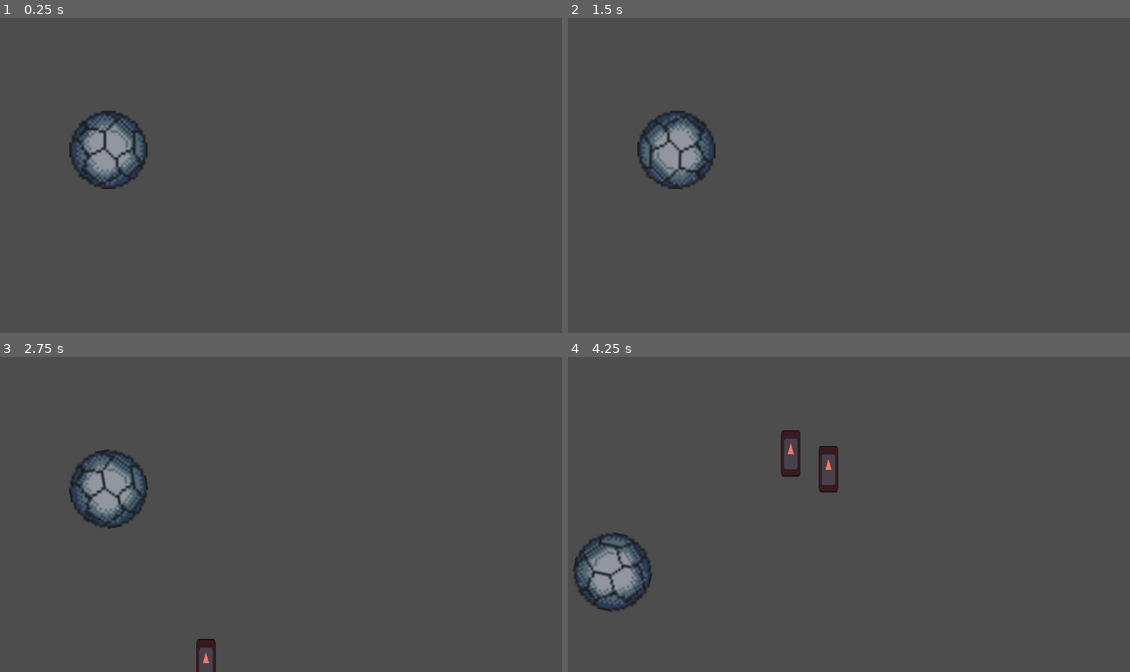
Above: before the commit, frames 1-4 (two rows, left to right).
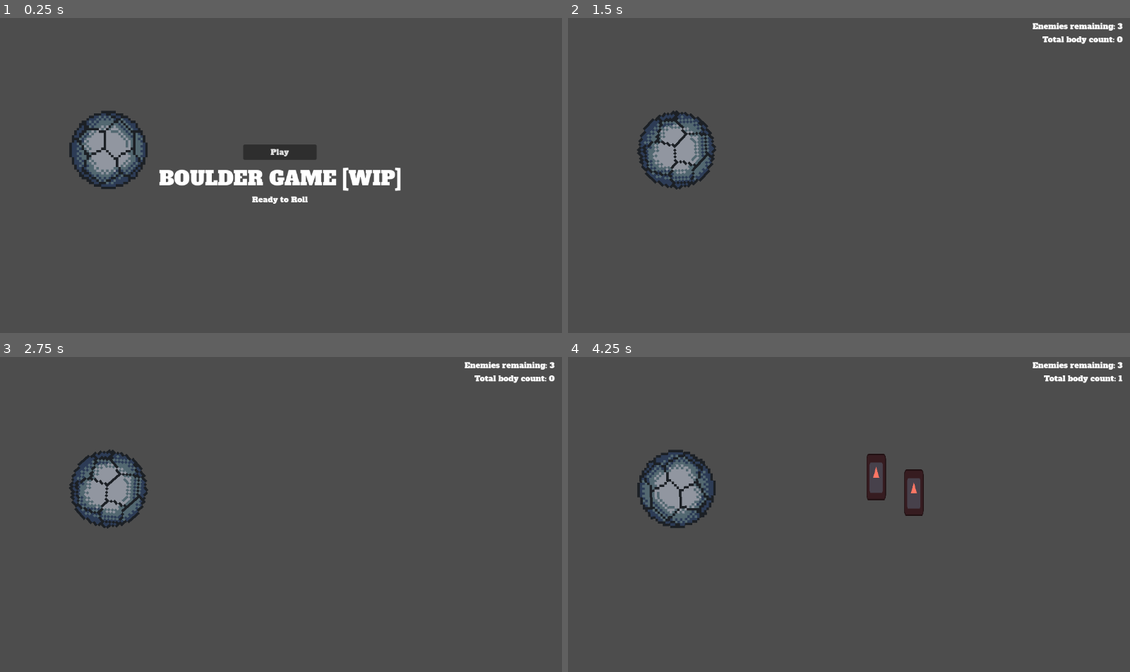
Above: after the commit, the same moments.

Repository: cdawgg/PirateJam16
Game: Godot game, scene res://scenes/game_world.tscn
Same seed, same stepped clock (60 frames per second), same inputs: the game is played once before the commit and once after it. The engine's default icon, where the game draws it, is replaced by a stand-in: a white triangle on a blue panel in a dark square.
Inputs (mouse positions are in pixels of both pictures, inside the frame that each line leads up to):
- Up to frame 1 (0.25 s): no input
- Up to frame 2 (1.5 s): click (849, 153) at 0.5 s, where only the run after the commit has a clickable "Play"; move the mouse to (972, 159) at 1.27 s; hold E (action) from 1.28 s (still down)
- Up to frame 3 (2.75 s): tap Space (jump) at 1.52, 2.27 s; move the mouse to (168, 530) at 2.02 s; release E (action) at 2.03 s; tap E (action) at 2.1 s
- Up to frame 4 (4.25 s): move the mouse to (905, 445) at 2.77 s; hold E (action) 2.78-3.53 s; move the mouse to (820, 577) at 3.52 s; tap E (action) at 3.6 s; tap Space (jump) at 3.77 s

The runs differ from the first frame. In frame 1, 2.7% of the frame differs, in the area x 12-72%, y 30-59%; in frame 2, 1.8%; in frame 3, 2.0%; in frame 4, 6.4%, in the area x 0-99%, y 1-81%.

Commit message:
implemented early ui added camera shake

Diff:
--- /dev/null
+++ b/objects/camera.gd
@@ -0,0 +1,45 @@
+class_name Camera
+extends Camera2D
+
+# Shake parameters
+const MAX_SHAKE_STRENGTH: Vector2 = Vector2(25, 25)
+const MIN_SHAKE_DURATION: float = 0.1
+const MAX_SHAKE_DURATION: float = 0.7
+
+var shake_timer: float = 0
+var shaking: bool = false
+var curr_strength: float = 0
+
+@export var base_offset: Vector2
+
+
+func _ready():
+	base_offset = offset
+
+
+func _process(delta):
+	if shaking:
+		shake_timer -= delta
+		if shake_timer <= 0:
+			shaking = false
+			offset = base_offset
+			rotation = 0
+		else:
+			var decay_factor = shake_timer / get_scaled_shake_duration()
+
+			var scaled_strength = MAX_SHAKE_STRENGTH * curr_strength * decay_factor
+
+			offset = base_offset + Vector2(
+				randf_range(-scaled_strength.x, scaled_strength.x),
+				randf_range(-scaled_strength.y, scaled_strength.y)
+			)
+
+
+func shake(strength: float = 0.5):
+	shaking = true
+	shake_timer = get_scaled_shake_duration()
+	curr_strength = clamp(strength, 0, 1)
+
+
+func get_scaled_shake_duration() -> float:
+	return lerp(MIN_SHAKE_DURATION, MAX_SHAKE_DURATION, curr_strength)
--- a/objects/enemy.gd
+++ b/objects/enemy.gd
@@ -7,6 +7,8 @@
 func die():
 	hide()
 	dead = true
+	GameState.level_kill_count += 1
+	GameState.shake_camera(0.5)
 
 
 func respawn():
--- a/objects/level.gd
+++ b/objects/level.gd
@@ -20,10 +20,3 @@
 
 	for enemy in enemies:
 		enemy.respawn()
-
-
-func get_kill_count() -> int:
-	var count: int = 0
-	for enemy in enemies:
-		if enemy.dead: count += 1
-	return count
--- a/player/boulder.gd
+++ b/player/boulder.gd
@@ -4,18 +4,22 @@
 const MAX_SPEED: float = 1000
 const JUMP_FORCE: float = 1000
 
+var input_disabled: bool = true
 var on_floor: bool = false
 
 
 func _input(event):
+	if input_disabled: return
+
 	if event.is_action_pressed("jump"): #jump set to space bar
 		jump()
 	if event.is_action_pressed("restart"): #restart set to R
-		GameState.restart_level()
+		GameState.start_level()
 	if event.is_action_pressed("action"): #action set to E, nothing set here yet
 		fire()
 
-func _physics_process(_delta):
+
+func _physics_process(delta):
 	linear_velocity = linear_velocity.clamp(Vector2(-MAX_SPEED, -INF), Vector2(MAX_SPEED, INF))
 
 
@@ -31,11 +35,16 @@
 		i += 1
 
 
+func disable_input(val: bool = true):
+	input_disabled = val
+
+
 func stop_movement():
 	linear_velocity = Vector2.ZERO
 	angular_velocity = 0
 	rotation = 0
 	#TODO add kill boulder if stopped for more than a few secs
+
 
 func jump():
 	if !on_floor: return
@@ -45,3 +54,9 @@
 
 func fire():
 	print("fire test")
+
+
+func _on_body_entered(_body):
+	# TODO: Calculate this according to collision vectors instead
+	var shake_strength: float = 0.0003 * linear_velocity.length()
+	GameState.shake_camera(shake_strength)
--- a/player/boulder.tscn
+++ b/player/boulder.tscn
@@ -22,4 +22,7 @@
 texture = ExtResource("2_3cw1w")
 
 [node name="CollisionShape2D" type="CollisionShape2D" parent="."]
+visible = false
 shape = SubResource("CircleShape2D_gqwbh")
+
+[connection signal="body_entered" from="." to="." method="_on_body_entered"]
--- a/project.godot
+++ b/project.godot
@@ -23,6 +23,7 @@
 [gui]
 
 theme/custom_font="res://assets/UI/Font/AlfaSlabOne-Regular.ttf"
+theme/canvas_textures/default_texture_filter=0
 
 [input]
 
@@ -52,3 +53,7 @@
 2d_physics/layer_2="Terrain"
 2d_physics/layer_3="Obstacle"
 2d_physics/layer_4="Enemy"
+
+[rendering]
+
+textures/canvas_textures/default_texture_filter=0
--- a/scenes/game_world.tscn
+++ b/scenes/game_world.tscn
@@ -1,6 +1,7 @@
-[gd_scene load_steps=2 format=3 uid="uid://bqkq5wtpbm72x"]
+[gd_scene load_steps=3 format=3 uid="uid://bqkq5wtpbm72x"]
 
 [ext_resource type="PackedScene" uid="uid://dvu1jjofnojpc" path="res://player/boulder.tscn" id="1_vslfn"]
+[ext_resource type="Script" path="res://objects/camera.gd" id="2_7yaab"]
 
 [node name="GameWorld" type="Node2D"]
 
@@ -9,5 +10,6 @@
 
 [node name="Camera2D" type="Camera2D" parent="Boulder"]
 offset = Vector2(350, 50)
+script = ExtResource("2_7yaab")
 
 [node name="Level" type="Node2D" parent="."]
--- a/scenes/ui_layer.gd
+++ b/scenes/ui_layer.gd
@@ -1,6 +1,25 @@
 extends CanvasLayer
 
-# TODO: Add UI scenes here as children (in editor, don't instantiate)
-# Hide them whenever they're not needed, works faster than removing/re-adding them
+@onready var main_menu: MainMenu = $MainMenu
+@onready var scoreboard: Scoreboard = $Scoreboard
 
-# TODO count enemies left in level. Add enemy
+
+func _ready():
+	main_menu.show()
+	scoreboard.hide()
+
+
+func show_main_menu(show: bool = true):
+	main_menu.visible = show
+
+
+func show_scoreboard(show: bool = true):
+	scoreboard.visible = show
+
+
+func set_enemy_count(count: int):
+	scoreboard.set_enemy_count(count)
+
+
+func set_score(score:int):
+	scoreboard.set_score(score)
--- a/scenes/ui_layer.tscn
+++ b/scenes/ui_layer.tscn
@@ -1,88 +1,14 @@
 [gd_scene load_steps=4 format=3 uid="uid://bqqm8xj6jpria"]
 
 [ext_resource type="Script" path="res://scenes/ui_layer.gd" id="1_tplud"]
-[ext_resource type="Theme" uid="uid://jbxh772s8h6f" path="res://assets/UI/theme_style.tres" id="2_jwwo5"]
-
-[sub_resource type="LabelSettings" id="LabelSettings_6ucj1"]
-font_size = 40
+[ext_resource type="PackedScene" uid="uid://csdkqy3bcj2y3" path="res://ui/scoreboard.tscn" id="2_a2o45"]
+[ext_resource type="PackedScene" uid="uid://b8tgpo5fupjiw" path="res://ui/main_menu.tscn" id="3_tc1fe"]
 
 [node name="UILayer" type="CanvasLayer"]
 script = ExtResource("1_tplud")
 
-[node name="scoreboard" type="VBoxContainer" parent="."]
+[node name="Scoreboard" parent="." instance=ExtResource("2_a2o45")]
 visible = false
-anchors_preset = 1
-anchor_left = 1.0
-anchor_right = 1.0
-offset_left = -184.0
-offset_bottom = 108.0
-grow_horizontal = 0
-theme = ExtResource("2_jwwo5")
 
-[node name="EnemyCount" type="Label" parent="scoreboard"]
-layout_mode = 2
-text = "Enemies remaining: 3"
-
-[node name="ScoreLabel" type="Label" parent="scoreboard"]
-layout_mode = 2
-text = "Total Body Count: 0"
-horizontal_alignment = 1
-
-[node name="MainMenu" type="Control" parent="."]
+[node name="MainMenu" parent="." instance=ExtResource("3_tc1fe")]
 visible = false
-layout_mode = 3
-anchors_preset = 8
-anchor_left = 0.5
-anchor_top = 0.5
-anchor_right = 0.5
-anchor_bottom = 0.5
-offset_left = -20.0
-offset_top = -20.0
-offset_right = 20.0
-offset_bottom = 20.0
-grow_horizontal = 2
-grow_vertical = 2
-
-[node name="MarginContainer" type="MarginContainer" parent="MainMenu"]
-layout_mode = 1
-anchors_preset = 7
-anchor_left = 0.5
-anchor_top = 1.0
-anchor_right = 0.5
-anchor_bottom = 1.0
-offset_left = -75.0
-offset_top = -81.0
-offset_right = 75.0
-grow_horizontal = 2
-grow_vertical = 0
-theme = ExtResource("2_jwwo5")
-
-[node name="VBoxContainer" type="VBoxContainer" parent="MainMenu/MarginContainer"]
-layout_mode = 2
-
-[node name="Play" type="Button" parent="MainMenu/MarginContainer/VBoxContainer"]
-layout_mode = 2
-text = "Play"
-
-[node name="VBoxContainer" type="VBoxContainer" parent="MainMenu"]
-layout_mode = 1
-anchors_preset = 5
-anchor_left = 0.5
-anchor_right = 0.5
-offset_left = -203.5
-offset_right = 203.5
-offset_bottom = 50.0
-grow_horizontal = 2
-alignment = 1
-
-[node name="Title" type="Label" parent="MainMenu/VBoxContainer"]
-layout_mode = 2
-text = "Boulder Game [wip]"
-label_settings = SubResource("LabelSettings_6ucj1")
-horizontal_alignment = 1
-uppercase = true
-
-[node name="Subtext" type="Label" parent="MainMenu/VBoxContainer"]
-layout_mode = 2
-text = "Ready to Roll"
-horizontal_alignment = 1
--- a/system/game_state.gd
+++ b/system/game_state.gd
@@ -2,20 +2,21 @@
 
 var game_world: Node2D
 var boulder: Boulder
-var camera: Camera2D
+var camera: Camera
 var level: Level
 
-var kill_count: int = 0
-var max_kill_count: int = 0
+var level_kill_count: int = 0: # Enemies killed in the current run of the level
+	set(val):
+		level_kill_count = val
+		UILayer.set_score(total_kill_count + level_kill_count)
+var total_kill_count: int = 0 # Enemies killed in previous levels
+var max_kill_count: int = 0 # Potential of enemies killed in previous levels
 
 
 func _ready():
 	game_world = get_tree().root.get_node('GameWorld')
 	boulder = game_world.get_node('Boulder')
 	camera = boulder.get_node('Camera2D')
-
-	# Temp, will be loaded from start menu in the future
-	load_level(load("res://scenes/test_level.tscn"))
 
 
 func load_level(level_packed: PackedScene):
@@ -26,21 +27,25 @@
 
 	level = level_packed.instantiate()
 	level_holder.add_child(level)
-	camera.reparent(boulder)
+	start_level()
 
 
-func restart_level():
+func start_level():
 	level.reset()
+	level_kill_count = 0
+	UILayer.set_enemy_count(level.enemies.size())
+
 	boulder.process_mode = Node.PROCESS_MODE_DISABLED
 	boulder.stop_movement()
 	camera.reparent(boulder)
 	camera.position = Vector2.ZERO
 	boulder.process_mode = Node.PROCESS_MODE_INHERIT
 	boulder.position = level.spawn_point.position
+	boulder.disable_input(false)
 
 
 func finish_level():
-	kill_count += level.get_kill_count()
+	total_kill_count += level_kill_count
 	max_kill_count += level.enemies.size()
 
 
@@ -48,3 +53,7 @@
 	var old_pos: Vector2 = camera.global_position
 	camera.reparent(game_world)
 	camera.global_position = old_pos
+
+
+func shake_camera(strength: float):
+	camera.shake(strength)
--- /dev/null
+++ b/ui/main_menu.gd
@@ -0,0 +1,8 @@
+class_name MainMenu
+extends Control
+
+
+func _on_play_pressed():
+	hide()
+	GameState.load_level(load("res://scenes/test_level.tscn"))
+	UILayer.show_scoreboard()
--- /dev/null
+++ b/ui/main_menu.tscn
@@ -0,0 +1,68 @@
+[gd_scene load_steps=4 format=3 uid="uid://b8tgpo5fupjiw"]
+
+[ext_resource type="Script" path="res://ui/main_menu.gd" id="1_7of42"]
+[ext_resource type="Theme" uid="uid://jbxh772s8h6f" path="res://assets/UI/theme_style.tres" id="2_4a5w0"]
+
+[sub_resource type="LabelSettings" id="LabelSettings_6ucj1"]
+font_size = 40
+
+[node name="MainMenu" type="Control"]
+layout_mode = 3
+anchors_preset = 8
+anchor_left = 0.5
+anchor_top = 0.5
+anchor_right = 0.5
+anchor_bottom = 0.5
+offset_left = -20.0
+offset_top = -20.0
+offset_right = 20.0
+offset_bottom = 20.0
+grow_horizontal = 2
+grow_vertical = 2
+script = ExtResource("1_7of42")
+
+[node name="MarginContainer" type="MarginContainer" parent="."]
+layout_mode = 1
+anchors_preset = 7
+anchor_left = 0.5
+anchor_top = 1.0
+anchor_right = 0.5
+anchor_bottom = 1.0
+offset_left = -75.0
+offset_top = -81.0
+offset_right = 75.0
+grow_horizontal = 2
+grow_vertical = 0
+theme = ExtResource("2_4a5w0")
+
+[node name="VBoxContainer" type="VBoxContainer" parent="MarginContainer"]
+layout_mode = 2
+
+[node name="Play" type="Button" parent="MarginContainer/VBoxContainer"]
+layout_mode = 2
+text = "Play"
+
+[node name="VBoxContainer" type="VBoxContainer" parent="."]
+layout_mode = 1
+anchors_preset = 5
+anchor_left = 0.5
+anchor_right = 0.5
+offset_left = -203.5
+offset_right = 203.5
+offset_bottom = 50.0
+grow_horizontal = 2
+alignment = 1
+
+[node name="Title" type="Label" parent="VBoxContainer"]
+layout_mode = 2
+text = "Boulder Game [wip]"
+label_settings = SubResource("LabelSettings_6ucj1")
+horizontal_alignment = 1
+uppercase = true
+
+[node name="Subtext" type="Label" parent="VBoxContainer"]
+layout_mode = 2
+text = "Ready to Roll"
+horizontal_alignment = 1
+
+[connection signal="pressed" from="MarginContainer/VBoxContainer/Play" to="." method="_on_play_pressed"]
--- /dev/null
+++ b/ui/scoreboard.gd
@@ -0,0 +1,13 @@
+class_name Scoreboard
+extends VBoxContainer
+
+@onready var enemy_count: Label = $MarginContainer/VBoxContainer/EnemyCount
+@onready var score_label: Label = $MarginContainer/VBoxContainer/ScoreLabel
+
+
+func set_enemy_count(count: int):
+	enemy_count.text = "Enemies remaining: " + str(count)
+
+
+func set_score(score: int):
+	score_label.text = "Total body count: " + str(score)
--- /dev/null
+++ b/ui/scoreboard.tscn
@@ -0,0 +1,32 @@
+[gd_scene load_steps=3 format=3 uid="uid://csdkqy3bcj2y3"]
+
+[ext_resource type="Theme" uid="uid://jbxh772s8h6f" path="res://assets/UI/theme_style.tres" id="1_27lrt"]
+[ext_resource type="Script" path="res://ui/scoreboard.gd" id="2_rdkp5"]
+
+[node name="Scoreboard" type="VBoxContainer"]
+anchors_preset = 1
+anchor_left = 1.0
+anchor_right = 1.0
+offset_left = -184.0
+offset_bottom = 108.0
+grow_horizontal = 0
+theme = ExtResource("1_27lrt")
+script = ExtResource("2_rdkp5")
+
+[node name="MarginContainer" type="MarginContainer" parent="."]
+layout_mode = 2
+theme_override_constants/margin_top = 10
+theme_override_constants/margin_right = 15
+
+[node name="VBoxContainer" type="VBoxContainer" parent="MarginContainer"]
+layout_mode = 2
+
+[node name="EnemyCount" type="Label" parent="MarginContainer/VBoxContainer"]
+layout_mode = 2
+text = "Enemies remaining: 123"
+horizontal_alignment = 2
+
+[node name="ScoreLabel" type="Label" parent="MarginContainer/VBoxContainer"]
+layout_mode = 2
+text = "Total Body Count: 123"
+horizontal_alignment = 2
